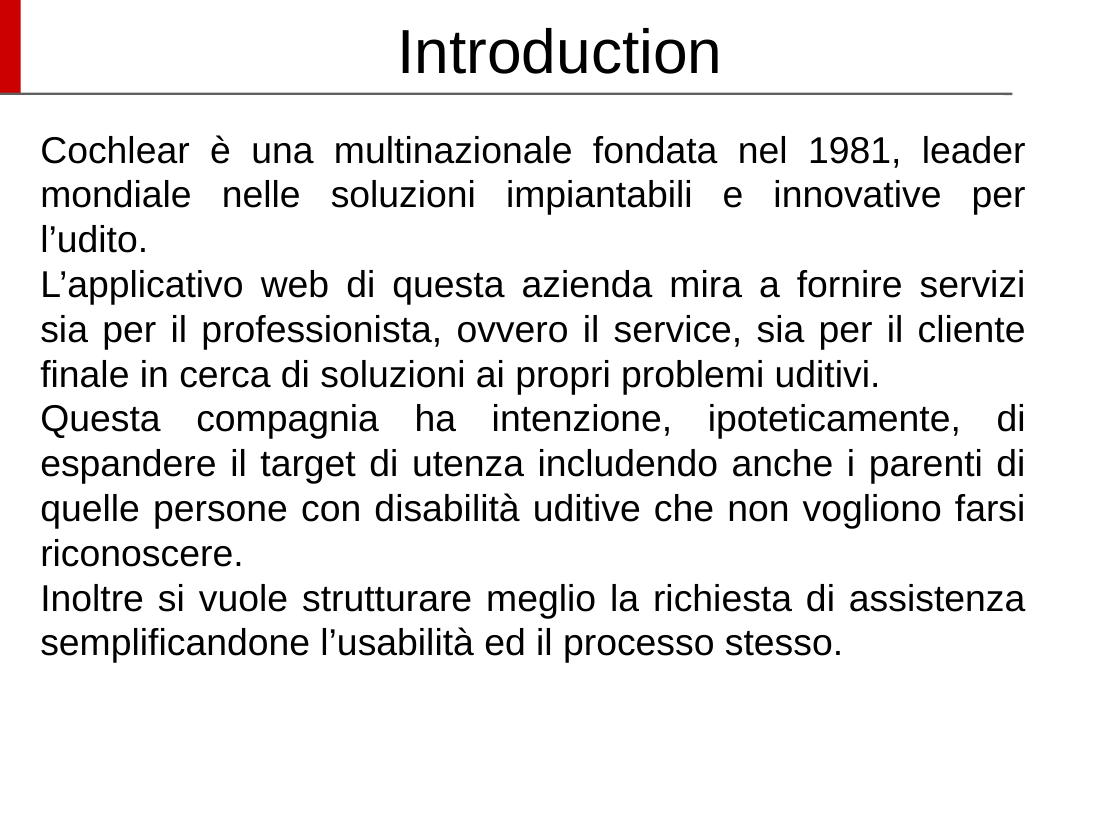
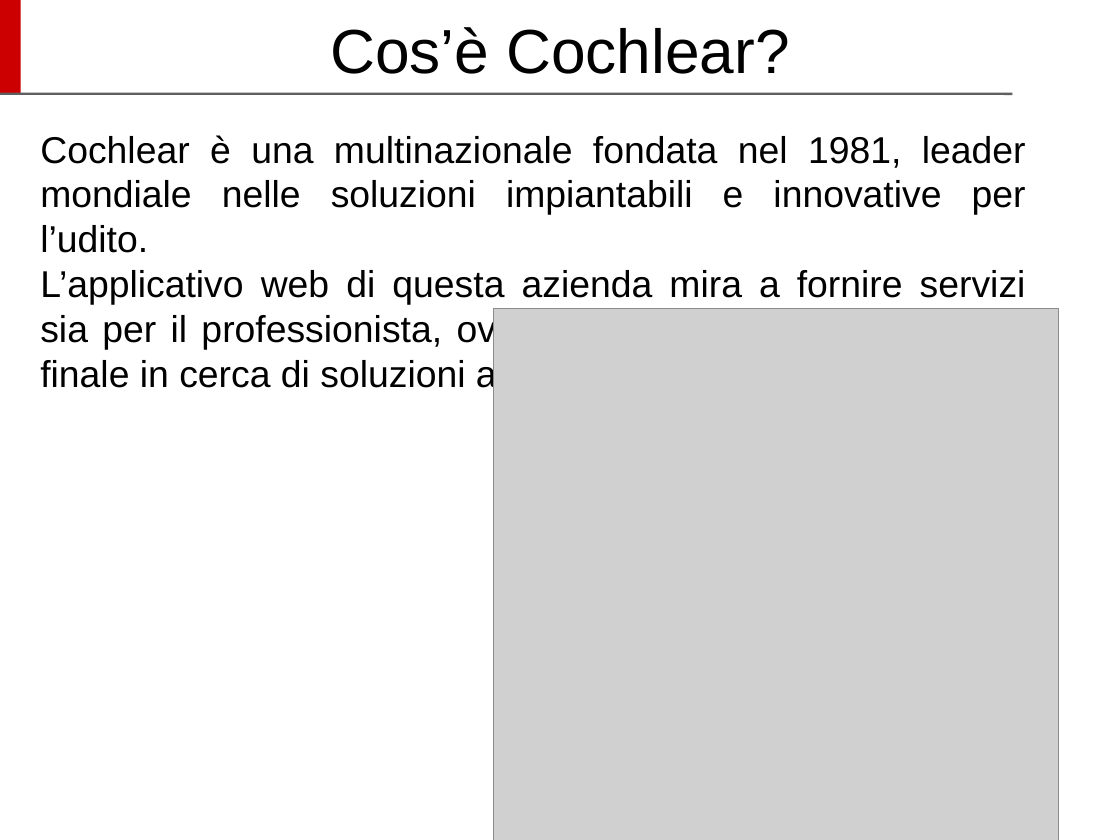
Before and after one commit to Siber93/UsabilitaProject, a slide deck: slide 2 of UUX_SlideProject_Cochlear.odp. Drawn at 1120x840 pixels with LibreOffice and Linux fonts; fonts in the diff are those of the drawing; grey boxes stand for pictures; background and template pictures are left out. Boxes give left, top, right and bottom in pixels: in the first picture for what was removed or moved away, otherwise in the second. Text is boxed around its words. In the diff, an @@ line names an element or a change of style, - is before the commit and + after.

```diff
--- a/UUX_SlideProject_Cochlear.odp
+++ b/UUX_SlideProject_Cochlear.odp
@@ title at box(330, 27, 789, 74): text changed @@
-Introduction
+Cos’è Cochlear?
@@ picture added at box(494, 309, 1058, 840) @@
@@ text at box(40, 404, 1026, 663): paragraphs removed @@
-Questa compagnia ha intenzione, ipoteticamente, di espandere il target di utenza includendo anche i parenti di quelle persone con disabilità uditive che non vogliono farsi riconoscere.
-Inoltre si vuole strutturare meglio la richiesta di assistenza semplificandone l’usabilità ed il processo stesso.
```
Also in this commit, not shown: 1 other slide changed, 3 slides added, 5 slides removed, 2 other files.
